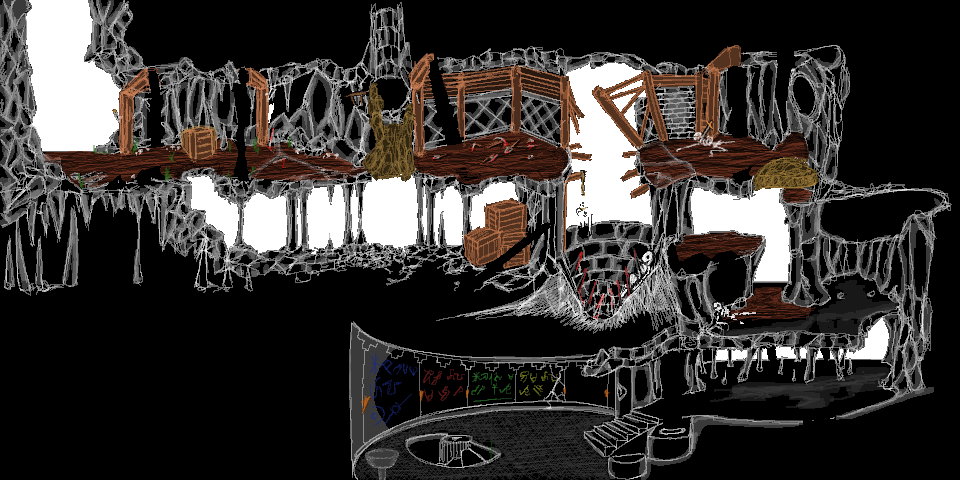
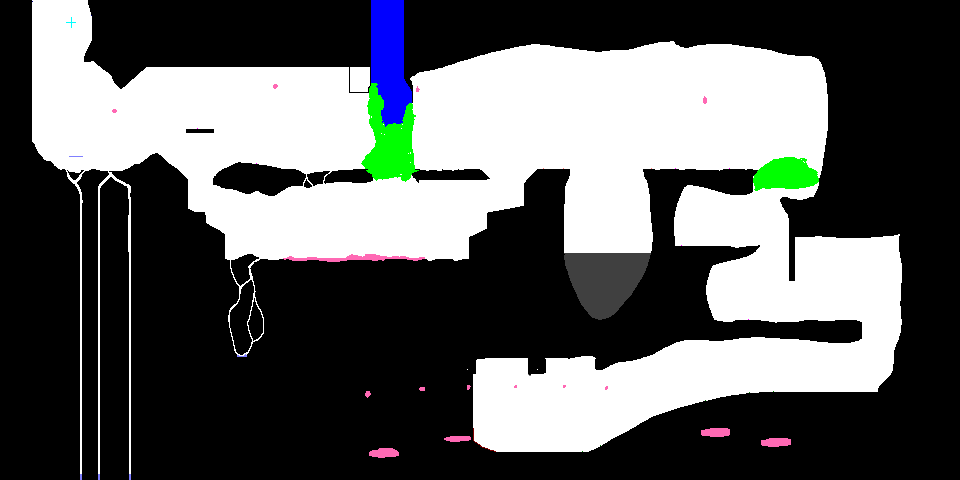
Layer changes from the first 960x480 image to the second:
showed "Physic", painted on it over (x1=0, y1=0, x2=952, y2=480)
hid group "GFX" (9 layers) over (x1=0, y1=0, x2=952, y2=480)
hid "Eatable copie" over (x1=361, y1=83, x2=819, y2=191)
hid "Eatable" over (x1=361, y1=83, x2=819, y2=191)
hid "Sang et os" over (x1=267, y1=119, x2=757, y2=325)
hid "Sols" over (x1=45, y1=131, x2=898, y2=480)
hid "RemainBack" over (x1=0, y1=0, x2=952, y2=480)
